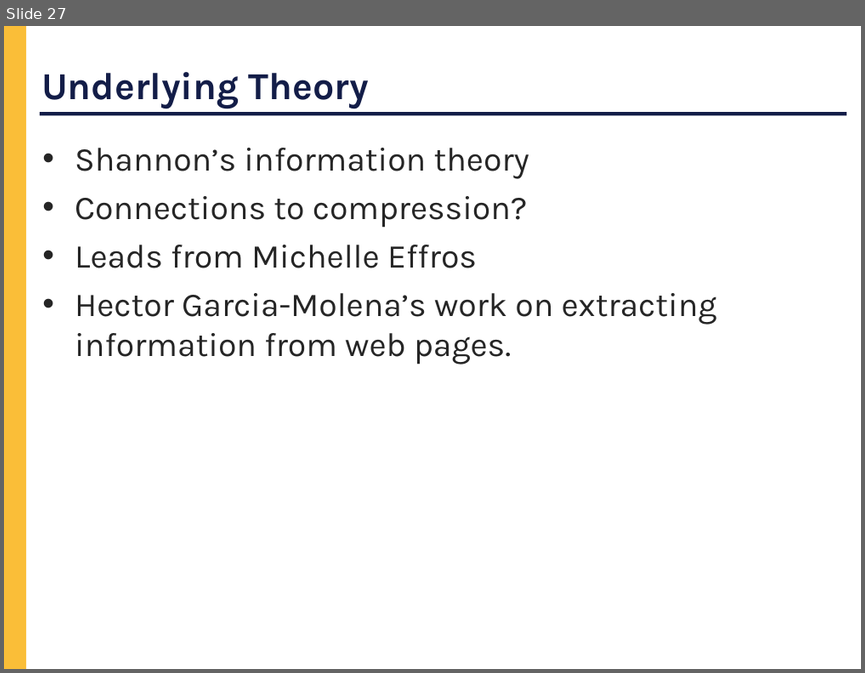
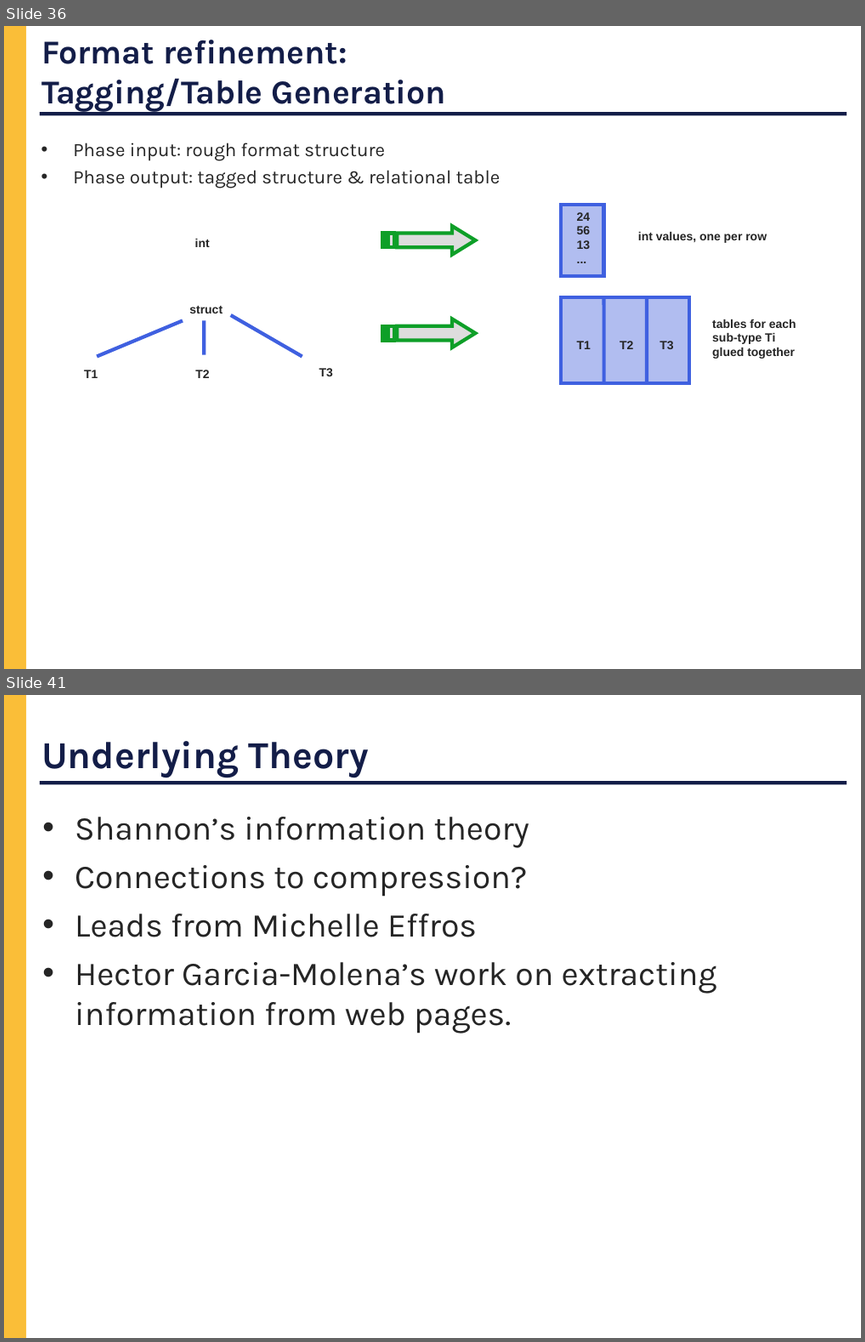
Before and after one commit to cornell-pl/forest, a slide deck: pads/Notes/DARPA/Kickoff.ppt. Shown one above the other, each under a label of ours: slide 27 before the commit, slides 36 and 41 after it; the slides between them are not shown. The pictures are 865x673 and 865x1342 pixels, drawn with LibreOffice and Linux fonts; fonts in the diff are those of the drawing. Boxes give left, top, right and bottom in pixels: in the first picture for what was removed or moved away, otherwise in the second. Text is boxed around its words. In the diff, an @@ line names an element or a change of style, - is before the commit and + after.

```diff
--- a/pads/Notes/DARPA/Kickoff.ppt
+++ b/pads/Notes/DARPA/Kickoff.ppt
@@ slide 36 added at <box>4,26,861,669</box>, background #FFFFFF; not listed: 2 template elements that a slide beside it also shows @@
@@ title added at <box>41,40,447,112</box>, 28 pt, text #131D48, bold @@
+Format refinement:
+Tagging/Table Generation
@@ text added at <box>73,142,500,188</box>, 16 pt, text #252525 @@
+• Phase input: rough format structure
+• Phase output: tagged structure & relational table
@@ freeform shape added at <box>383,226,475,254</box>, fill #DDDDDD, outline #0E9F28 3 pt @@
@@ rectangle added at <box>561,204,604,275</box>, fill #B1BDF0, outline #3F60E0 3 pt @@
@@ text added at <box>577,212,590,249</box>, 10 pt, text #252525, bold @@
+24
+56
+13
+...
@@ text added at <box>195,238,210,247</box>, 10 pt, text #252525, bold @@
+int
@@ text added at <box>638,232,766,243</box>, 10 pt, text #252525, bold @@
+int values, one per row
@@ text added at <box>189,306,222,313</box>, 10 pt, text #252525, bold @@
+struct
@@ rectangle added at <box>561,298,689,383</box>, fill #B1BDF0, outline #3F60E0 3 pt @@
@@ line added from (604, 298) to (604, 383), #3F60E0 3 pt @@
@@ line added from (647, 298) to (647, 383), #3F60E0 3 pt @@
@@ line added from (97, 356) to (182, 321), #3F60E0 3 pt @@
@@ line added from (204, 321) to (204, 355), #3F60E0 3 pt @@
@@ line added from (231, 315) to (302, 356), #3F60E0 3 pt @@
@@ freeform shape added at <box>383,319,475,347</box>, fill #DDDDDD, outline #0E9F28 3 pt @@
@@ text added at <box>712,319,796,358</box>, 10 pt, text #252525, bold @@
+tables for each
+sub-type Ti
+glued together
@@ text added at <box>577,340,590,349</box>, 10 pt, text #252525, bold @@
+T1
@@ text added at <box>619,340,633,349</box>, 10 pt, text #252525, bold @@
+T2
@@ text added at <box>659,340,673,349</box>, 10 pt, text #252525, bold @@
+T3
@@ text added at <box>84,369,98,378</box>, 10 pt, text #252525, bold @@
+T1
@@ text added at <box>195,369,209,378</box>, 10 pt, text #252525, bold @@
+T2
@@ text added at <box>319,368,333,376</box>, 10 pt, text #252525, bold @@
+T3
@@ what was slide 27 is now slide 41 @@
```
Also in this commit, not shown: 3 slides changed, 14 other slides added, 1 slide removed.
